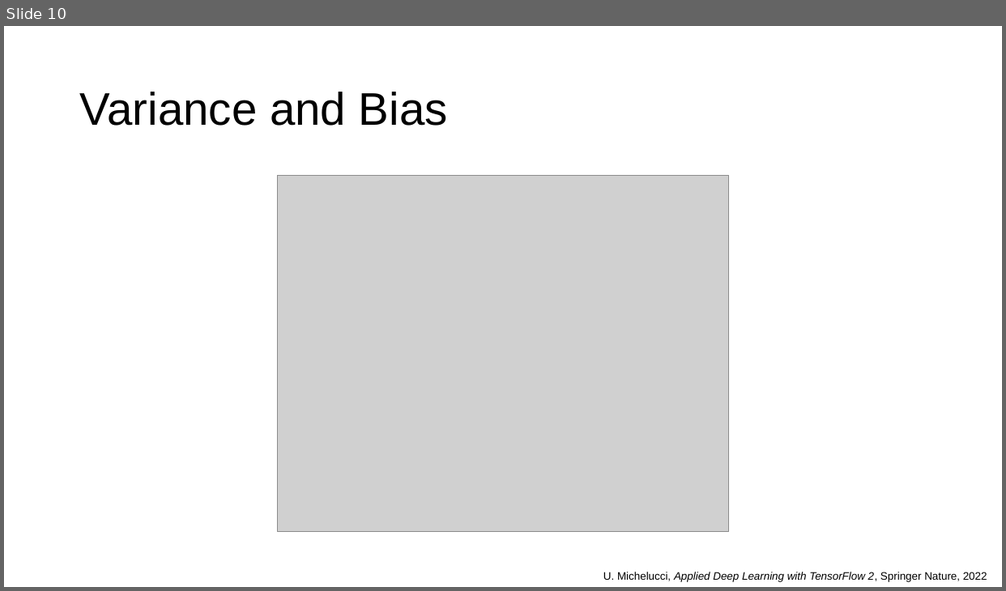
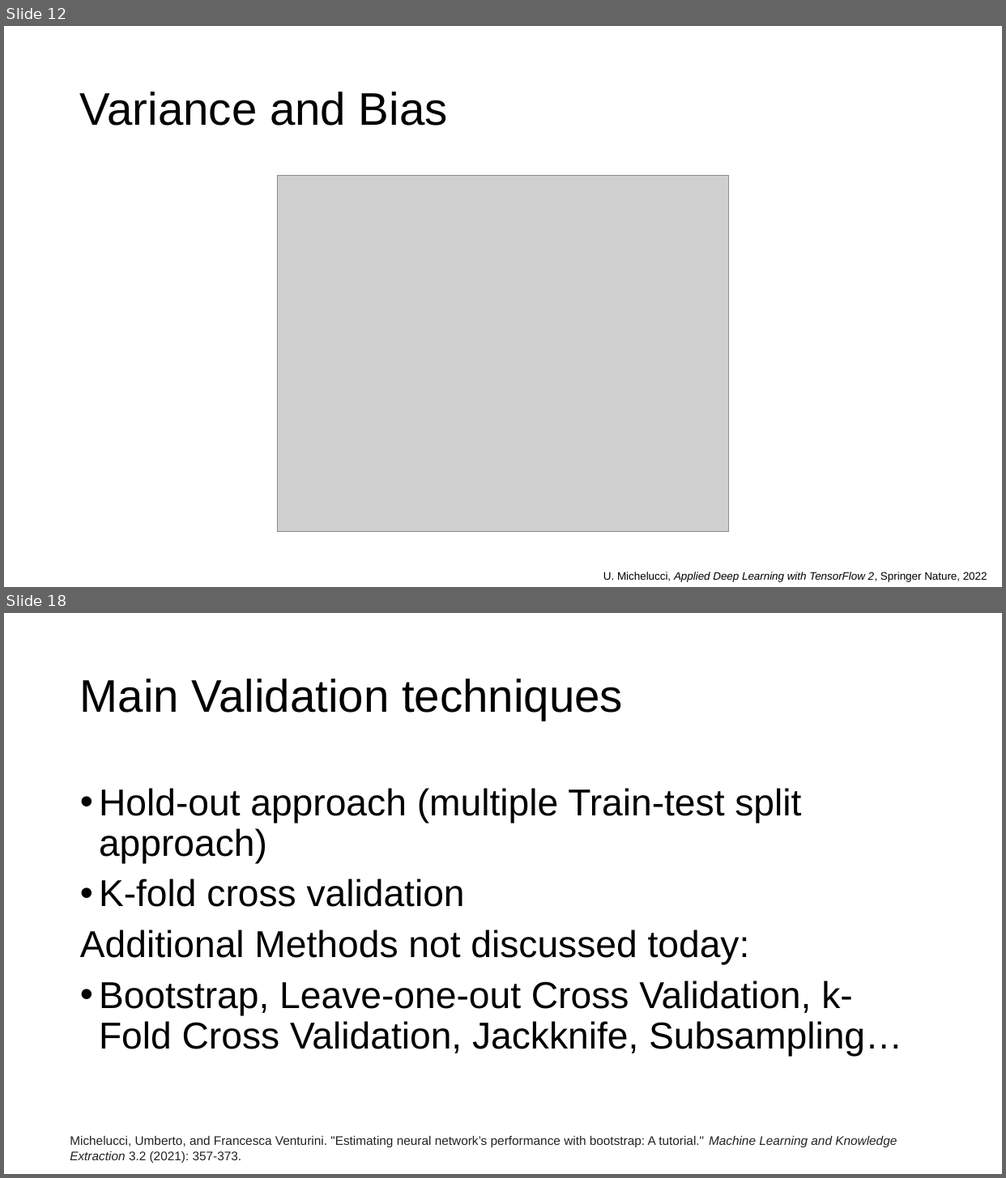
Before and after one commit to toelt-llc/MSCA-ITN-PARENT, a slide deck: DETERMINED2022/Introduction to model validation and unbalanced datasets/DETERMINED2022-toelt-Model_Validation_lecture_michelucci.pptx. Shown one above the other, each under a label of ours: slide 10 before the commit, slides 12 and 18 after it; the slides between them are not shown. The pictures are 1006x591 and 1006x1178 pixels, drawn with LibreOffice and Linux fonts; fonts in the diff are those of the drawing; grey boxes stand for pictures; background and template pictures are left out. Boxes give left, top, right and bottom in pixels: in the first picture for what was removed or moved away, otherwise in the second. Text is boxed around its words. In the diff, an @@ line names an element or a change of style, - is before the commit and + after.

```diff
--- a/DETERMINED2022/Introduction to model validation and unbalanced datasets/DETERMINED2022-toelt-Model_Validation_lecture_michelucci.pptx
+++ b/DETERMINED2022/Introduction to model validation and unbalanced datasets/DETERMINED2022-toelt-Model_Validation_lecture_michelucci.pptx
@@ slide 18 added at (x1=4, y1=613, x2=1002, y2=1174), background #FFFFFF @@
@@ title added at (x1=80, y1=679, x2=623, y2=720), 44 pt, text #000000 @@
+Main Validation techniques
@@ text added at (x1=80, y1=788, x2=902, y2=1056), 36 pt, text #000000 @@
+• Hold-out approach (multiple Train-test split approach)
+• K-fold cross validation
+Additional Methods not discussed today:
+• Bootstrap, Leave-one-out Cross Validation, k-Fold Cross Validation, Jackknife, Subsampling…
@@ text added at (x1=70, y1=1136, x2=897, y2=1163), 12 pt, text #222222 @@
+Michelucci, Umberto, and Francesca Venturini. "Estimating neural network’s performance with bootstrap: A tutorial." Machine Learning and Knowledge Extraction 3.2 (2021): 357-373.
@@ what was slide 10 is now slide 12 @@
```
Also in this commit, not shown: 7 slides changed, 6 other slides added, 2 slides removed, 2 other files.
